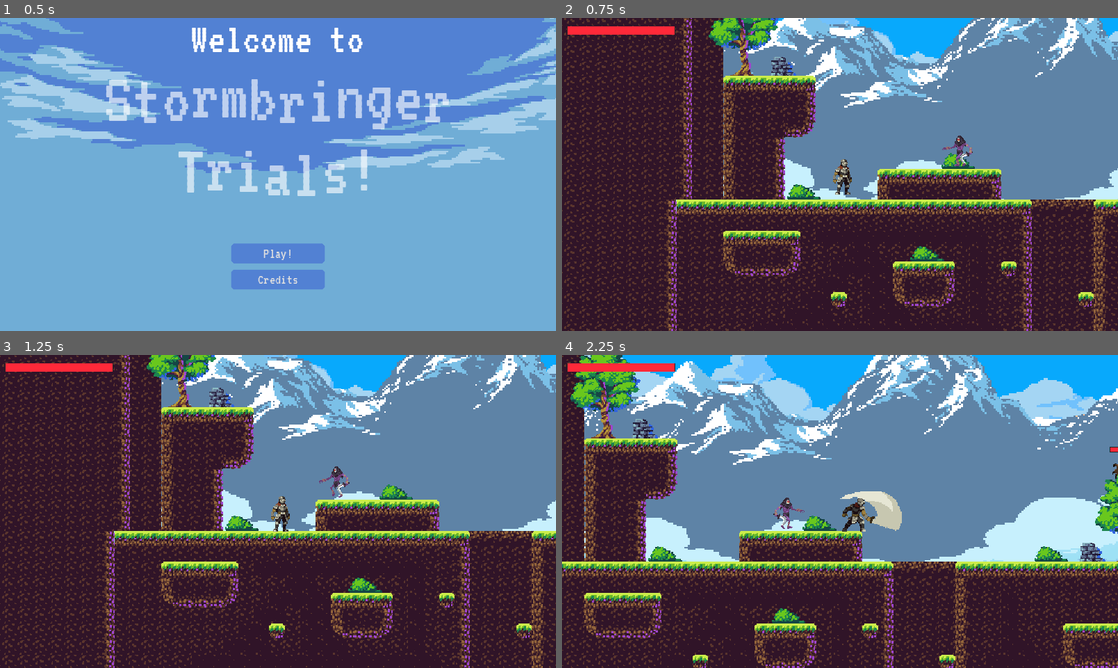
Above: before the commit, frames 1-4 (two rows, left to right).
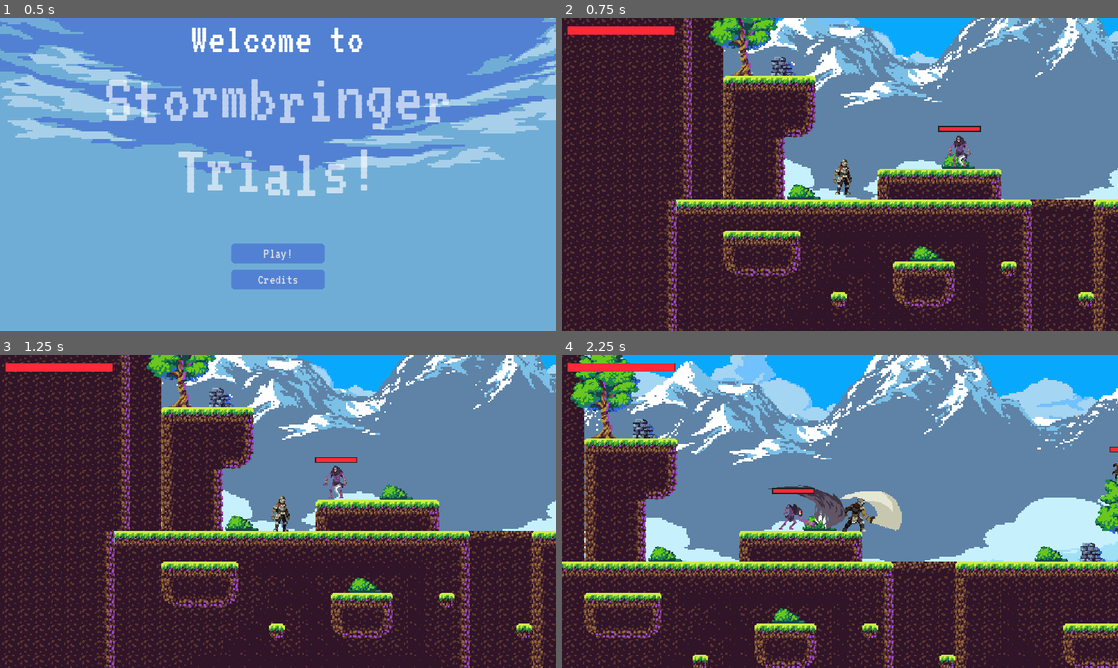
Above: after the commit, the same moments.

Repository: timowenz/stormbringer-trials
Game: Godot game, scene res://scenes/Menu.tscn
The game is run twice, just before and just after one commit, with the same random seed, the same clock (stepped at 60 frames per second) and the same inputs.
Inputs:
- Up to frame 1 (0.5 s): no input
- Up to frame 2 (0.75 s): click "Play!" at 0.5 s
- Up to frame 3 (1.25 s): no input
- Up to frame 4 (2.25 s): tap Enter (ui_accept) at 1.25, 1.52 s; hold Right (ui_right) from 1.28 s (still down); tap Q (attack) at 1.35, 2.1 s

Frame 1 is identical in both runs. In frame 2, 0.3% of the frame differs, in the area x 67-76%, y 34-48%; in frame 3, 0.3%; in frame 4, 1.0%, in the area x 37-51%, y 41-56%.

Commit message:
fix: Damage to player now works correctly

Diff:
--- a/scenes/BringerOfDeath.tscn
+++ b/scenes/BringerOfDeath.tscn
@@ -11,19 +11,6 @@
 [ext_resource type="Texture2D" uid="uid://1eoasw3yms1p" path="res://assets/enemy_asset/Bringer-Of-Death/Individual Sprite/Attack/Bringer-of-Death_Attack_8.png" id="8_m7ki6"]
 [ext_resource type="Texture2D" uid="uid://dk8pp52lwdlcn" path="res://assets/enemy_asset/Bringer-Of-Death/Individual Sprite/Attack/Bringer-of-Death_Attack_9.png" id="9_pgwr0"]
 [ext_resource type="Texture2D" uid="uid://c8mrgs6t4cjx7" path="res://assets/enemy_asset/Bringer-Of-Death/Individual Sprite/Attack/Bringer-of-Death_Attack_10.png" id="10_ttfgr"]
-[ext_resource type="Texture2D" uid="uid://dh4eansmc1y76" path="res://assets/enemy_asset/Bringer-Of-Death/Individual Sprite/Death/Bringer-of-Death_Death_1.png" id="11_clai6"]
-[ext_resource type="Texture2D" uid="uid://db6t8f8x7ddrk" path="res://assets/enemy_asset/Bringer-Of-Death/Individual Sprite/Death/Bringer-of-Death_Death_2.png" id="12_d8bu7"]
-[ext_resource type="Texture2D" uid="uid://ckgudtr1n40eu" path="res://assets/enemy_asset/Bringer-Of-Death/Individual Sprite/Death/Bringer-of-Death_Death_3.png" id="13_aghg0"]
-[ext_resource type="Texture2D" uid="uid://bceto7mef12uw" path="res://assets/enemy_asset/Bringer-Of-Death/Individual Sprite/Death/Bringer-of-Death_Death_4.png" id="14_easxx"]
-[ext_resource type="Texture2D" uid="uid://bkeejs34c7r46" path="res://assets/enemy_asset/Bringer-Of-Death/Individual Sprite/Death/Bringer-of-Death_Death_5.png" id="15_06wm0"]
-[ext_resource type="Texture2D" uid="uid://d4m2qy25fgspe" path="res://assets/enemy_asset/Bringer-Of-Death/Individual Sprite/Death/Bringer-of-Death_Death_6.png" id="16_dqile"]
-[ext_resource type="Texture2D" uid="uid://dli5qjbasxdss" path="res://assets/enemy_asset/Bringer-Of-Death/Individual Sprite/Death/Bringer-of-Death_Death_7.png" id="17_tspa1"]
-[ext_resource type="Texture2D" uid="uid://g476t6rksoda" path="res://assets/enemy_asset/Bringer-Of-Death/Individual Sprite/Death/Bringer-of-Death_Death_8.png" id="18_wnfoe"]
-[ext_resource type="Texture2D" uid="uid://dxjbh7l8m2nw5" path="res://assets/enemy_asset/Bringer-Of-Death/Individual Sprite/Death/Bringer-of-Death_Death_9.png" id="19_375yv"]
-[ext_resource type="Texture2D" uid="uid://dgwpks2udps3w" path="res://assets/enemy_asset/Bringer-Of-Death/Individual Sprite/Death/Bringer-of-Death_Death_10.png" id="20_3eilb"]
-[ext_resource type="Texture2D" uid="uid://bihv82mmp3te7" path="res://assets/enemy_asset/Bringer-Of-Death/Individual Sprite/Hurt/Bringer-of-Death_Hurt_1.png" id="21_vo0pk"]
-[ext_resource type="Texture2D" uid="uid://drg0kqrehhe2d" path="res://assets/enemy_asset/Bringer-Of-Death/Individual Sprite/Hurt/Bringer-of-Death_Hurt_2.png" id="22_lbp4i"]
-[ext_resource type="Texture2D" uid="uid://7fn0m7eylde6" path="res://assets/enemy_asset/Bringer-Of-Death/Individual Sprite/Hurt/Bringer-of-Death_Hurt_3.png" id="23_5aby2"]
 [ext_resource type="Texture2D" uid="uid://bb86xvfwtvpid" path="res://assets/enemy_asset/Bringer-Of-Death/Individual Sprite/Idle/Bringer-of-Death_Idle_1.png" id="24_4l4er"]
 [ext_resource type="Texture2D" uid="uid://cswawrdju102u" path="res://assets/enemy_asset/Bringer-Of-Death/Individual Sprite/Idle/Bringer-of-Death_Idle_2.png" id="25_o2h4g"]
 [ext_resource type="Texture2D" uid="uid://bjdq20ypcg1l0" path="res://assets/enemy_asset/Bringer-Of-Death/Individual Sprite/Idle/Bringer-of-Death_Idle_3.png" id="26_lm66d"]
@@ -32,17 +19,9 @@
 [ext_resource type="Texture2D" uid="uid://1tt1f7cq4oq" path="res://assets/enemy_asset/Bringer-Of-Death/Individual Sprite/Idle/Bringer-of-Death_Idle_6.png" id="29_5odbd"]
 [ext_resource type="Texture2D" uid="uid://b48bx0xjdy2tu" path="res://assets/enemy_asset/Bringer-Of-Death/Individual Sprite/Idle/Bringer-of-Death_Idle_7.png" id="30_lrtlt"]
 [ext_resource type="Texture2D" uid="uid://de7t8ubi5tvik" path="res://assets/enemy_asset/Bringer-Of-Death/Individual Sprite/Idle/Bringer-of-Death_Idle_8.png" id="31_wsrhw"]
-[ext_resource type="Texture2D" uid="uid://cmm20j4boltav" path="res://assets/enemy_asset/Bringer-Of-Death/Individual Sprite/Walk/Bringer-of-Death_Walk_1.png" id="32_wen4p"]
-[ext_resource type="Texture2D" uid="uid://d00ngiyhnc4kt" path="res://assets/enemy_asset/Bringer-Of-Death/Individual Sprite/Walk/Bringer-of-Death_Walk_2.png" id="33_2dl3d"]
-[ext_resource type="Texture2D" uid="uid://ca8vk3j4kxjdi" path="res://assets/enemy_asset/Bringer-Of-Death/Individual Sprite/Walk/Bringer-of-Death_Walk_3.png" id="34_s6f3f"]
-[ext_resource type="Texture2D" uid="uid://cn8mr0m24snpf" path="res://assets/enemy_asset/Bringer-Of-Death/Individual Sprite/Walk/Bringer-of-Death_Walk_4.png" id="35_vxwxw"]
-[ext_resource type="Texture2D" uid="uid://ce7y62j4evxu2" path="res://assets/enemy_asset/Bringer-Of-Death/Individual Sprite/Walk/Bringer-of-Death_Walk_5.png" id="36_3r1a6"]
-[ext_resource type="Texture2D" uid="uid://b0wvufri5w2hw" path="res://assets/enemy_asset/Bringer-Of-Death/Individual Sprite/Walk/Bringer-of-Death_Walk_6.png" id="37_tu8rl"]
-[ext_resource type="Texture2D" uid="uid://bxqjex05evpi7" path="res://assets/enemy_asset/Bringer-Of-Death/Individual Sprite/Walk/Bringer-of-Death_Walk_7.png" id="38_6pqpy"]
-[ext_resource type="Texture2D" uid="uid://c2vl2t150s171" path="res://assets/enemy_asset/Bringer-Of-Death/Individual Sprite/Walk/Bringer-of-Death_Walk_8.png" id="39_bnxtx"]
 [ext_resource type="PackedScene" uid="uid://bfnmde8f8404r" path="res://scenes/HealthBar.tscn" id="40_pryr0"]
 
-[sub_resource type="SpriteFrames" id="SpriteFrames_gefq3"]
+[sub_resource type="SpriteFrames" id="SpriteFrames_0aohk"]
 animations = [{
 "frames": [{
 "duration": 1.0,
@@ -75,57 +54,8 @@
 "duration": 1.0,
 "texture": ExtResource("10_ttfgr")
 }],
-"loop": true,
+"loop": false,
 "name": &"attack",
-"speed": 5.0
-}, {
-"frames": [{
-"duration": 1.0,
-"texture": ExtResource("11_clai6")
-}, {
-"duration": 1.0,
-"texture": ExtResource("12_d8bu7")
-}, {
-"duration": 1.0,
-"texture": ExtResource("13_aghg0")
-}, {
-"duration": 1.0,
-"texture": ExtResource("14_easxx")
-}, {
-"duration": 1.0,
-"texture": ExtResource("15_06wm0")
-}, {
-"duration": 1.0,
-"texture": ExtResource("16_dqile")
-}, {
-"duration": 1.0,
-"texture": ExtResource("17_tspa1")
-}, {
-"duration": 1.0,
-"texture": ExtResource("18_wnfoe")
-}, {
-"duration": 1.0,
-"texture": ExtResource("19_375yv")
-}, {
-"duration": 1.0,
-"texture": ExtResource("20_3eilb")
-}],
-"loop": true,
-"name": &"death",
-"speed": 5.0
-}, {
-"frames": [{
-"duration": 1.0,
-"texture": ExtResource("21_vo0pk")
-}, {
-"duration": 1.0,
-"texture": ExtResource("22_lbp4i")
-}, {
-"duration": 1.0,
-"texture": ExtResource("23_5aby2")
-}],
-"loop": true,
-"name": &"hurt",
 "speed": 5.0
 }, {
 "frames": [{
@@ -142,10 +72,10 @@
 "texture": ExtResource("27_cobsx")
 }, {
 "duration": 1.0,
-"texture": ExtResource("29_5odbd")
+"texture": ExtResource("28_ne4os")
 }, {
 "duration": 1.0,
-"texture": ExtResource("28_ne4os")
+"texture": ExtResource("29_5odbd")
 }, {
 "duration": 1.0,
 "texture": ExtResource("30_lrtlt")
@@ -155,35 +85,6 @@
 }],
 "loop": true,
 "name": &"idle",
-"speed": 5.0
-}, {
-"frames": [{
-"duration": 1.0,
-"texture": ExtResource("32_wen4p")
-}, {
-"duration": 1.0,
-"texture": ExtResource("33_2dl3d")
-}, {
-"duration": 1.0,
-"texture": ExtResource("34_s6f3f")
-}, {
-"duration": 1.0,
-"texture": ExtResource("35_vxwxw")
-}, {
-"duration": 1.0,
-"texture": ExtResource("36_3r1a6")
-}, {
-"duration": 1.0,
-"texture": ExtResource("37_tu8rl")
-}, {
-"duration": 1.0,
-"texture": ExtResource("38_6pqpy")
-}, {
-"duration": 1.0,
-"texture": ExtResource("39_bnxtx")
-}],
-"loop": true,
-"name": &"walk",
 "speed": 5.0
 }]
 
@@ -200,40 +101,37 @@
 script = ExtResource("1_f35kd")
 
 [node name="AnimatedSprite2D" type="AnimatedSprite2D" parent="."]
-position = Vector2(-21, 12)
-scale = Vector2(0.591892, 0.58871)
-sprite_frames = SubResource("SpriteFrames_gefq3")
-animation = &"idle"
+position = Vector2(-22, 12)
+scale = Vector2(0.604839, 0.604839)
+sprite_frames = SubResource("SpriteFrames_0aohk")
+animation = &"attack"
 autoplay = "idle"
-offset = Vector2(16, 2.08165e-12)
 
 [node name="CollisionShape2D" type="CollisionShape2D" parent="."]
 position = Vector2(0, 26)
 shape = SubResource("RectangleShape2D_y60ey")
 
 [node name="HealthBar" parent="." instance=ExtResource("40_pryr0")]
-visible = false
 offset_left = -21.0
 offset_top = -2.0
 offset_right = 21.0
 offset_bottom = 2.0
 
 [node name="Node2D" type="Node2D" parent="."]
-visible = false
 
 [node name="Area2D" type="Area2D" parent="Node2D"]
-visible = false
 
 [node name="CollisionShape2D" type="CollisionShape2D" parent="Node2D/Area2D"]
 position = Vector2(-14, 24)
 shape = SubResource("CircleShape2D_uv06c")
 
 [node name="DetectionArea2D" type="Area2D" parent="."]
-visible = false
 collision_layer = 2
 collision_mask = 2
 
 [node name="CollisionShape2D" type="CollisionShape2D" parent="DetectionArea2D"]
 shape = SubResource("CircleShape2D_nqw8m")
 
+[connection signal="animation_finished" from="AnimatedSprite2D" to="." method="_on_animated_sprite_2d_animation_finished"]
+[connection signal="body_entered" from="Node2D/Area2D" to="." method="_on_area_2d_body_entered"]
 [connection signal="body_entered" from="DetectionArea2D" to="." method="_on_detection_area_2d_body_entered"]
--- a/scenes/FlyingEye.tscn
+++ b/scenes/FlyingEye.tscn
@@ -220,7 +220,7 @@
 offset_right = 26.0
 offset_bottom = -24.0
 
-[node name="HealthBar" parent="." instance=ExtResource("6_bfymn")]
+[node name="HealthBar2" parent="." instance=ExtResource("6_bfymn")]
 offset_left = -20.0
 offset_top = -28.0
 offset_right = 26.0
--- a/scripts/BringerOfDeath.gd
+++ b/scripts/BringerOfDeath.gd
@@ -55,10 +55,11 @@
 		dead.emit()
 		queue_free()
 
-func _on_animated_sprite_2d_animation_finished():
-	player.take_damage(damage)
-
 func _on_area_2d_body_entered(body):
 	# jump
 	if (body.name == "TileMap"):
 		velocity.y = -JUMP_HEIGHT
+
+func _on_animated_sprite_2d_animation_finished():
+	print("animation finished")
+	player.take_damage(damage)
Not shown: 1 places in scenes/BringerOfDeath.tscn that only renumber resources
